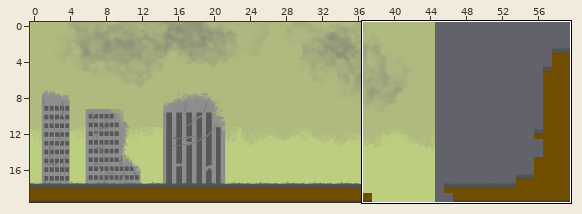
Two states of a Tiled map, data/map/intro.tmx. Above, an overview of the earlier version with the close-up marked.
Close-up. Before the edit:
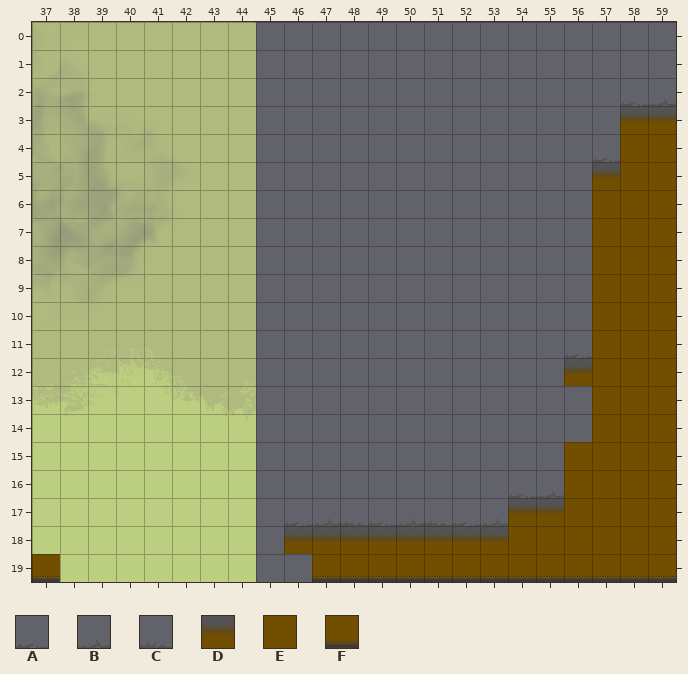
Cells are 32x32 px. Shown: x 37..59, y 0..19. The commit also changed other parts of the map, which this record leaves out.
Key: from "tiles": A 0, B 1, C 2, D 4, E 5, F 6.
_ is an empty cell.
Layer "ground" before, first column x 37:
 0 _______________________
 1 _______________________
 2 _____________________AB
 3 _____________________DD
 4 ____________________AEE
 5 ____________________DEE
 6 ____________________EEE
 7 ____________________EEE
 8 ____________________EEE
 9 ____________________EEE
10 ____________________EEE
11 ___________________AEEE
12 ___________________DEEE
13 ____________________EEE
14 ____________________EEE
15 ___________________EEEE
16 _________________ABEEEE
17 _________ABCABCABDDEEEE
18 _________DDDDDDDDEEEEEE
19 F_________FFFFFFFFFFFFF
The result:
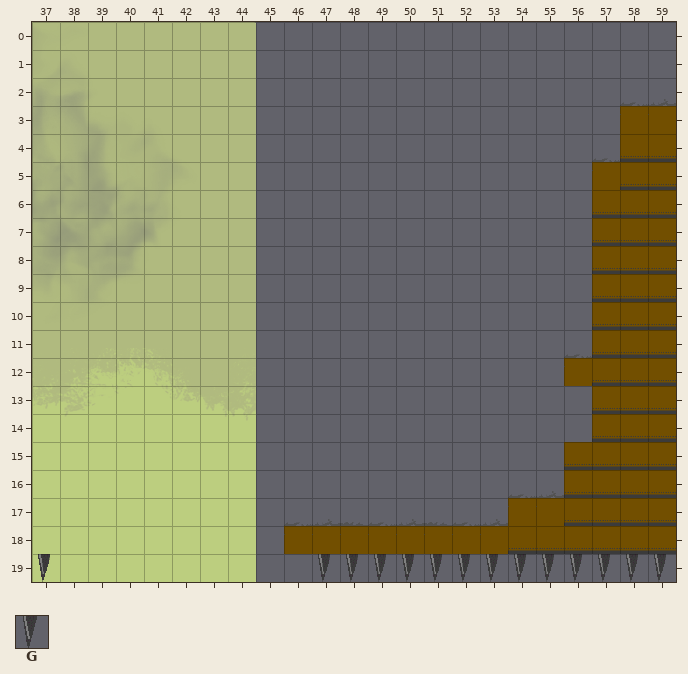
Further tiles: from "tiles": G 7.
What changed:
Layer "ground":
y 3: x 58..59 DD -> EE
y 4: x 58..59 EE -> FF
y 5: x 57..59 DEE -> EFF
y 6..11: x 57..59 EEE -> FFF
y 12: x 56..59 DEEE -> EFFF
y 13..14: x 57..59 EEE -> FFF
y 15..16: x 56..59 EEEE -> FFFF
y 17: x 54..59 DDEEEE -> EEFFFF
y 18: x 46..59 DDDDDDDDEEEEEE -> EEEEEEEEFFFFFF
y 19: x 37 F -> G; x 47..59 FFFFFFFFFFFFF -> GGGGGGGGGGGGG
Boxes around the changes in both close-ups, in picture pixels (x1, y1, x2, y2):
changed: (284, 106, 676, 582)
changed: (32, 554, 60, 582)
